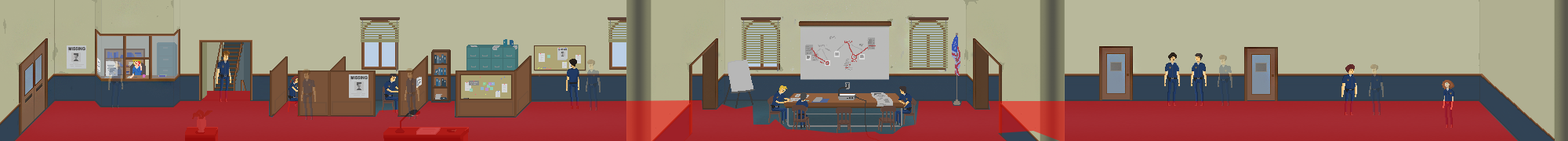
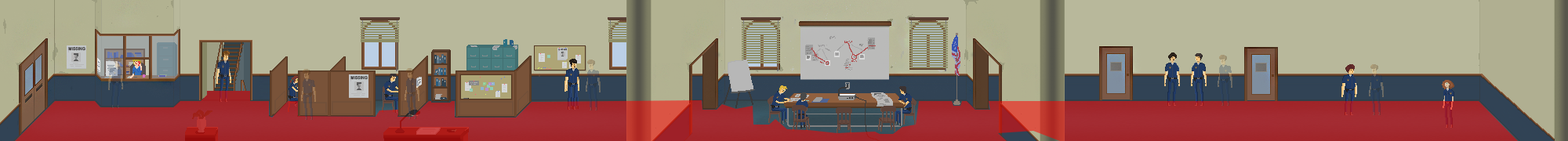
Before/after of a 1568x141 layered artwork. What changed in the layer stack:
added layer "talking" (1st of 2, in "controlledanim(hagen)") in group "controlledanim(hagen)" over [564, 58, 580, 110]
